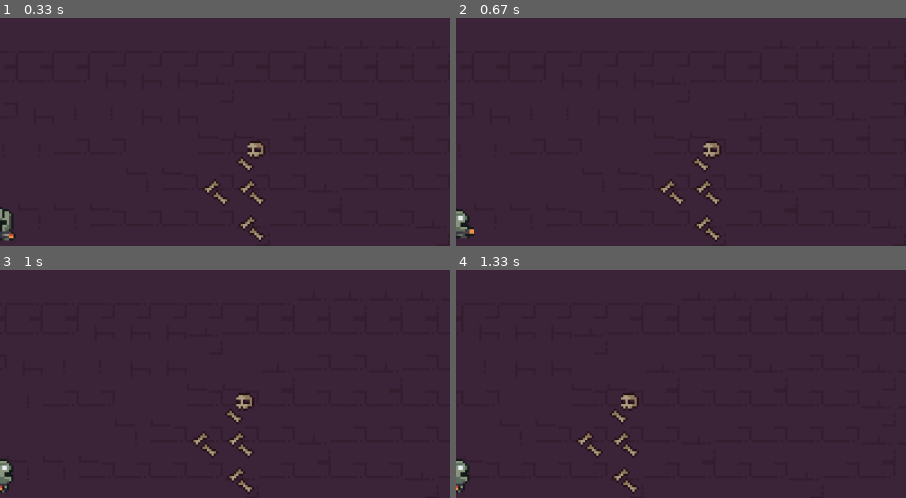
Above: before the commit, frames 1-4 (two rows, left to right).
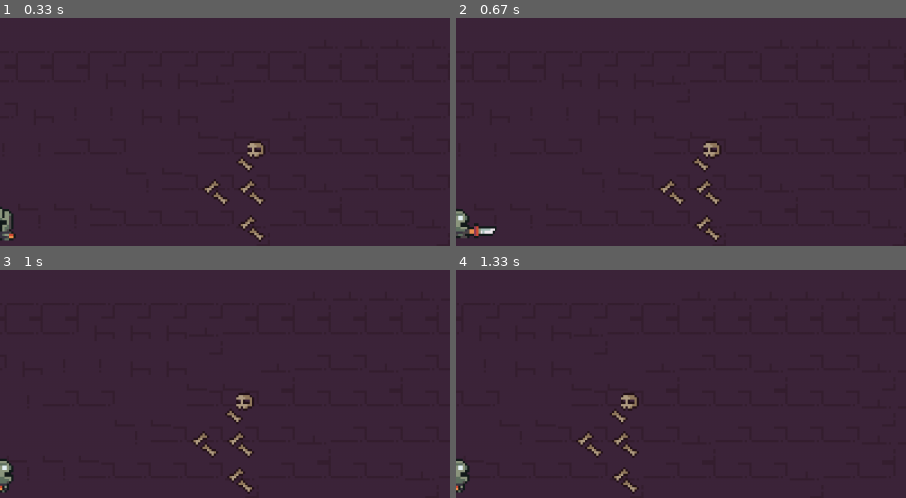
Above: after the commit, the same moments.

Repository: insper-classroom/devlife-23-1-projeto-pygame-luigi_ribolla
Game: pygame game, started from jogo.py
Same seed, same stepped clock (60 frames per second), same inputs: the game is played once before the commit and once after it.
Inputs:
- Up to frame 1 (0.33 s): no input
- Up to frame 2 (0.67 s): hold Space from 0.33 s (still down); hold D from 0.33 s (still down)
- Up to frame 3 (1 s): release Space at 0.8 s; release D at 0.8 s; hold Q from 0.83 s (still down); hold D from 0.83 s (still down)
- Up to frame 4 (1.33 s): release Q at 1.3 s; release D at 1.3 s
The pictures show only the part of the screen within x 50-100%, y 5-55%; the shares and areas given below are measured in that part.

Frame 1 is identical in both runs. In frame 2, 0.2% of the frame differs, in the area x 4-9%, y 89-97%; in frame 3, nothing differs; in frame 4, nothing differs.

Commit message:
Implementação das Armas

Diff:
--- /dev/null
+++ b/arma.py
@@ -0,0 +1,29 @@
+import pygame as pg
+
+class Arma(pg.sprite.Sprite):
+    def __init__(self,hunter,grupos):
+        super().__init__(grupos)
+        direcao = hunter.estado.split('_')[0]
+
+        #gráfico
+        imagens_gerais = f'docs/assets/img/espadas/{hunter.arma}/{direcao}.png'
+        self.image = pg.image.load(imagens_gerais).convert_alpha()
+
+        # mudança de escala dependendo da direção, vertical ou horizontal
+        if direcao == 'esquerda' or direcao == 'direita':
+            self.image = pg.transform.scale(self.image,(30,20))
+        else:
+            self.image = pg.transform.scale(self.image,(20,30))
+
+        #posição
+        if direcao == 'direita':
+            self.rect = self.image.get_rect(midleft = hunter.rect.midright + pg.math.Vector2(0,11))
+
+        elif direcao == 'esquerda':
+            self.rect = self.image.get_rect(midright = hunter.rect.midleft + pg.math.Vector2(0,11))
+
+        elif direcao == 'baixo':
+            self.rect = self.image.get_rect(midtop = hunter.rect.midbottom + pg.math.Vector2(-10,0))
+
+        elif direcao == 'cima':
+            self.rect = self.image.get_rect(midbottom = hunter.rect.midtop + pg.math.Vector2(-10,0))
--- a/constantes.py
+++ b/constantes.py
@@ -4,3 +4,10 @@
 ALTURA = 610
 FPS = 60
 TAMANHO_TILE = 48
+
+
+#inimigo
+dados_arma = {
+    'espada1': {'cooldown': 300, 'dano': 10, 'imagem':'docs/assets/img/espadas/espada1/espada1.png'},
+    'espada2': {'cooldown': 450, 'dano': 15, 'imagem':'docs/assets/img/espadas/espada2/espada2.png'}
+}
--- a/dungeon.py
+++ b/dungeon.py
@@ -5,6 +5,7 @@
 from hunter import Hunter
 from settings import *
 from random import choice
+from arma import Arma
 
 class Dungeon:
     def __init__(self):
@@ -15,6 +16,9 @@
         # seta as sprites
         self.sprites = Camera()
         self.objetos = pg.sprite.Group()
+
+        #ataque
+        self.ataque_atual = None
 
         self.mapa()
 
@@ -31,7 +35,15 @@
                         if style == "limite":
                             Objetos((x,y), ([self.objetos]), 'invisivel')
 
-        self.hunter = Hunter((1800,2800), [self.sprites], self.objetos)
+        self.hunter = Hunter((1800,2800), [self.sprites], self.objetos,self.criar_ataque,self.apagar_ataque)
+
+    def criar_ataque(self):
+        self.ataque_atual = Arma(self.hunter,[self.sprites])
+
+    def apagar_ataque(self):
+        if self.ataque_atual:
+            self.ataque_atual.kill()
+        self.ataque_atual = None
 
     def desenha(self):
         self.sprites.custom_draw(self.hunter)
--- a/hunter.py
+++ b/hunter.py
@@ -3,7 +3,7 @@
 from settings import *
 
 class Hunter(pg.sprite.Sprite):
-    def __init__(self, posicao, grupos, objetos):
+    def __init__(self, posicao, grupos, objetos,criar_ataque,apagar_ataque):
         super().__init__(grupos)
         self.image = pg.image.load('docs/assets/img/hunter/idle.png').convert_alpha()
         self.rect = self.image.get_rect(center = posicao)
@@ -23,6 +23,15 @@
         self.ataque_timer = None
 
         self.objetos = objetos
+
+        # arma
+        self.criar_ataque = criar_ataque
+        self.apagar_ataque = apagar_ataque
+        self.arma_index = 0
+        self.arma = list(dados_arma.keys())[self.arma_index]
+        self.pode_trocar_arma = True
+        self.tempo_troca = None
+        self.trocar_duracao_cooldown = 200
 
     def sptites(self):
         pasta = 'docs/assets/img/hunter/'
@@ -111,11 +120,22 @@
         if tecla[pg.K_SPACE] and not self.ataque:
             self.ataque = True
             self.ataque_timer = pg.time.get_ticks()
+            self.criar_ataque()
 
         # poder
         if tecla[pg.K_LSHIFT]and not self.ataque:
             self.ataque = True
             self.ataque_timer = pg.time.get_ticks()
+
+        if tecla[pg.K_q] and self.pode_trocar_arma:
+            self.pode_trocar_arma = False
+            self.tempo_troca = pg.time.get_ticks()
+            if self.arma_index == 0:
+                self.arma_index = 1
+                self.arma = list(dados_arma.keys())[self.arma_index]
+            elif self.arma_index == 1:
+                self.arma_index = 0
+                self.arma = list(dados_arma.keys())[self.arma_index]
 
     def update_estado(self):
         #idle
@@ -165,9 +185,15 @@
 
     def cooldown(self):
         tempo_atual = pg.time.get_ticks()
+
         if self.ataque:
             if tempo_atual - self.ataque_timer >= self.ataque_cooldown:
                 self.ataque = False
+                self.apagar_ataque()
+
+        if not self.pode_trocar_arma:
+            if tempo_atual - self.tempo_troca >= self.trocar_duracao_cooldown:
+                self.pode_trocar_arma = True
 
     def update_animacao(self):
         animacao = self.animations[self.estado]
Binary file added: docs/assets/img/espadas/espada1/baixo.png
Binary file added: docs/assets/img/espadas/espada1/cima.png
Binary file added: docs/assets/img/espadas/espada1/direita.png
Binary file added: docs/assets/img/espadas/espada1/espada1.png
Binary file added: docs/assets/img/espadas/espada1/esquerda.png
Binary file added: docs/assets/img/espadas/espada2/baixo.png
Binary file added: docs/assets/img/espadas/espada2/cima.png
Binary file added: docs/assets/img/espadas/espada2/direita.png
Binary file added: docs/assets/img/espadas/espada2/espada2.png
Binary file added: docs/assets/img/espadas/espada2/esquerda.png
Renamed: docs/assets/img/Pixilart Sprite Sheet.png -> docs/assets/img/zumbi.png
